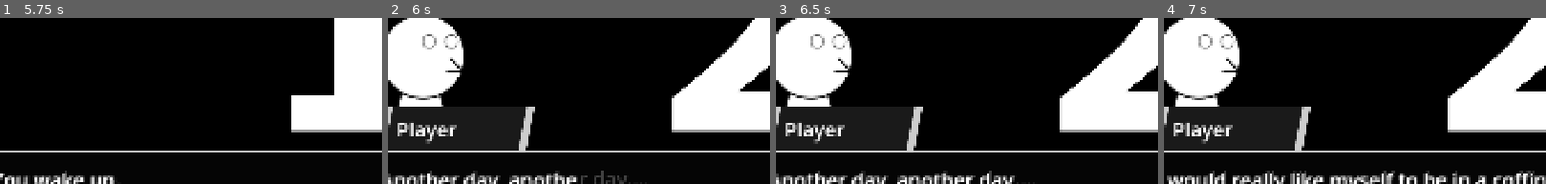
Above: before the commit, frames 1-4 (left to right).
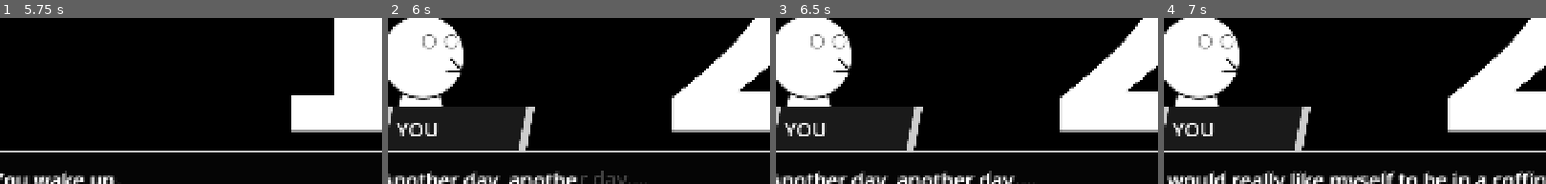
Above: after the commit, the same moments.

Repository: mathew-tran/jamegam50
Game: Godot game, scene res://Scenes/Title.tscn
The game is run twice, just before and just after one commit, with the same random seed, the same clock (stepped at 60 frames per second) and the same inputs.
Inputs (mouse positions are % of the whole screen's width and height, from its top left):
- Up to frame 1 (5.75 s): move the mouse to (72, 29) at 0.52 s; press the mouse at (72, 29) at 0.53 s; tap Enter at 1.25, 3.5 s; move the mouse to (30, 42) at 1.27 s; release the mouse at (30, 42) at 1.28 s; click (30, 42) at 1.35 s; tap Space at 2 s; move the mouse to (60, 7) at 2.02 s; press the mouse at (60, 7) at 2.03 s; move the mouse to (45, 61) at 2.77 s; release the mouse at (45, 61) at 2.78 s; click (45, 61) at 2.85 s; move the mouse to (80, 55) at 3.52 s; press the mouse at (80, 55) at 3.53 s; move the mouse to (20, 16) at 4.27 s; release the mouse at (20, 16) at 4.28 s; click (20, 16) at 4.35 s; move the mouse to (55, 35) at 5.02 s; press the mouse at (55, 35) at 5.03 s
- Up to frame 2 (6 s): tap Space at 5.75 s; move the mouse to (35, 3) at 5.77 s; release the mouse at (35, 3) at 5.78 s; click (35, 3) at 5.85 s
- Up to frame 3 (6.5 s): no input
- Up to frame 4 (7 s): tap Enter at 6.5 s; move the mouse to (72, 29) at 6.52 s; press the mouse at (72, 29) at 6.53 s
The pictures show only the part of the screen within x 3-53%, y 33-83%; the shares and areas given below are measured in that part.

Frame 1 is identical in both runs. In frame 2, 0.9% of the frame differs, in the area x 2-18%, y 63-76%; in frame 3, 0.9%; in frame 4, 0.9%.

Commit message:
complete first rough pass of the game

Diff:
--- /dev/null
+++ b/Content/Characters/Character_Narrator.tres
@@ -0,0 +1,10 @@
+[gd_resource type="Resource" script_class="OwnerData" load_steps=3 format=3 uid="uid://dpthi3sors0b7"]
+
+[ext_resource type="Texture2D" uid="uid://beys7rvd4kgup" path="res://Art/CharacterPortraits/YourCircuit.png" id="1_8s8gi"]
+[ext_resource type="Script" uid="uid://dk4h0ebc24me" path="res://DataTypes/OwnerData.gd" id="2_40or0"]
+
+[resource]
+script = ExtResource("2_40or0")
+OwnerName = "Narrator"
+OwnerImage = ExtResource("1_8s8gi")
+metadata/_custom_type_script = "uid://dk4h0ebc24me"
--- /dev/null
+++ b/Content/Characters/Character_Owner.tres
@@ -0,0 +1,10 @@
+[gd_resource type="Resource" script_class="OwnerData" load_steps=3 format=3 uid="uid://b4mqoxqj0ub52"]
+
+[ext_resource type="Texture2D" uid="uid://dfhu1ij5xtpk8" path="res://Art/CharacterPortraits/Landlord.png" id="1_rdqlh"]
+[ext_resource type="Script" uid="uid://dk4h0ebc24me" path="res://DataTypes/OwnerData.gd" id="2_e85ck"]
+
+[resource]
+script = ExtResource("2_e85ck")
+OwnerName = "Landlord"
+OwnerImage = ExtResource("1_rdqlh")
+metadata/_custom_type_script = "uid://dk4h0ebc24me"
--- a/Content/Characters/Character_Player.tres
+++ b/Content/Characters/Character_Player.tres
@@ -5,6 +5,6 @@
 
 [resource]
 script = ExtResource("1_cssye")
-OwnerName = "Player"
+OwnerName = "YOU"
 OwnerImage = ExtResource("1_xllrf")
 metadata/_custom_type_script = "uid://dk4h0ebc24me"
--- a/Content/StoryFlags/FLAG_003_PICKUP_SHEET.tres
+++ b/Content/StoryFlags/FLAG_003_PICKUP_SHEET.tres
@@ -4,5 +4,5 @@
 
 [resource]
 script = ExtResource("1_lagxv")
-StoryFlagID = "002"
+StoryFlagID = "003"
 metadata/_custom_type_script = "uid://bmcdwkv0lweiu"
--- /dev/null
+++ b/Content/StoryFlags/FLAG_004_GET_KICKED_OUT.tres
@@ -0,0 +1,8 @@
+[gd_resource type="Resource" script_class="StoryFlagData" load_steps=2 format=3 uid="uid://dhs7soibyyahb"]
+
+[ext_resource type="Script" uid="uid://bmcdwkv0lweiu" path="res://DataTypes/StoryFlagData.gd" id="1_pg663"]
+
+[resource]
+script = ExtResource("1_pg663")
+StoryFlagID = "004"
+metadata/_custom_type_script = "uid://bmcdwkv0lweiu"
--- /dev/null
+++ b/Prefabs/Environment/House/SaleItems/InteractableDresser.tscn
@@ -0,0 +1,131 @@
+[gd_scene load_steps=23 format=3 uid="uid://ce3jbbrtl73d0"]
+
+[ext_resource type="PackedScene" uid="uid://cr3mstg62i332" path="res://Prefabs/Environment/InteractableDresser.tscn" id="1_rq268"]
+[ext_resource type="Texture2D" uid="uid://c4hycnl2vqrpy" path="res://Art/Environment/House/wardrobe.PNG" id="2_4gea6"]
+[ext_resource type="Script" uid="uid://cp0iucyq1mh0w" path="res://Scripts/InteractableItem.gd" id="2_ijwvs"]
+[ext_resource type="Script" uid="uid://byqjsgo6271ad" path="res://DataTypes/CutsceneData.gd" id="3_6pm5v"]
+[ext_resource type="Script" uid="uid://dvueh6b07v70v" path="res://DataTypes/OptionData.gd" id="4_28bwr"]
+[ext_resource type="Resource" uid="uid://rdwh1ys6h2x" path="res://Content/Characters/Character_Player.tres" id="5_4gea6"]
+[ext_resource type="AudioStream" uid="uid://d0puxgd53a0na" path="res://Audio/SFX/drawer.ogg" id="6_i4t7m"]
+[ext_resource type="AudioStream" uid="uid://ej728w2bnxlv" path="res://Audio/SFX/Dooropenreal.wav" id="7_41fmo"]
+[ext_resource type="Resource" uid="uid://b4mqoxqj0ub52" path="res://Content/Characters/Character_Owner.tres" id="8_28bwr"]
+[ext_resource type="AudioStream" uid="uid://c3x4n6ppqn1ol" path="res://Audio/SFX/pain.wav" id="9_4gea6"]
+[ext_resource type="Resource" uid="uid://dhs7soibyyahb" path="res://Content/StoryFlags/FLAG_004_GET_KICKED_OUT.tres" id="10_i4t7m"]
+
+[sub_resource type="Resource" id="Resource_c2mm6"]
+script = ExtResource("3_6pm5v")
+TextToSay = "Crap..
+It ran out.
+.. I need to buy more.
+..
+Money, I need money...
+Maybe I could take out a loan?
+I can't live without my lovely whales."
+Owner = ExtResource("5_4gea6")
+MusicType = 2
+SFX = ExtResource("6_i4t7m")
+Options = Array[ExtResource("4_28bwr")]([])
+ScreenEffect = 0
+metadata/_custom_type_script = "uid://byqjsgo6271ad"
+
+[sub_resource type="Resource" id="Resource_30ptv"]
+script = ExtResource("3_6pm5v")
+TextToSay = "The door suddenly opens."
+MusicType = 2
+SFX = ExtResource("7_41fmo")
+Options = Array[ExtResource("4_28bwr")]([])
+ScreenEffect = 0
+metadata/_custom_type_script = "uid://byqjsgo6271ad"
+
+[sub_resource type="Resource" id="Resource_jdsb2"]
+script = ExtResource("3_6pm5v")
+TextToSay = "Damn.. who is it?
+"
+Owner = ExtResource("5_4gea6")
+MusicType = 2
+Options = Array[ExtResource("4_28bwr")]([])
+ScreenEffect = 0
+metadata/_custom_type_script = "uid://byqjsgo6271ad"
+
+[sub_resource type="Resource" id="Resource_so2j6"]
+script = ExtResource("3_6pm5v")
+TextToSay = "Are you Mr W.?
+I've been trying to get a hold of you.
+It looks like you haven't read our letters.
+..
+You haven't paid rent in a long while.
+I am here to evict you from this place if you don't have the money."
+Owner = ExtResource("8_28bwr")
+MusicType = 2
+Options = Array[ExtResource("4_28bwr")]([])
+ScreenEffect = 0
+metadata/_custom_type_script = "uid://byqjsgo6271ad"
+
+[sub_resource type="Resource" id="Resource_i4t7m"]
+script = ExtResource("3_6pm5v")
+TextToSay = "...
+I...
+"
+Owner = ExtResource("5_4gea6")
+MusicType = 2
+Options = Array[ExtResource("4_28bwr")]([])
+ScreenEffect = 0
+metadata/_custom_type_script = "uid://byqjsgo6271ad"
+
+[sub_resource type="Resource" id="Resource_41fmo"]
+script = ExtResource("3_6pm5v")
+TextToSay = "Glad to hear, Mr W.
+Au revoir!
+"
+Owner = ExtResource("8_28bwr")
+MusicType = 2
+Options = Array[ExtResource("4_28bwr")]([])
+ScreenEffect = 0
+metadata/_custom_type_script = "uid://byqjsgo6271ad"
+
+[sub_resource type="Resource" id="Resource_b4fqj"]
+script = ExtResource("3_6pm5v")
+TextToSay = "!"
+MusicType = 2
+SFX = ExtResource("7_41fmo")
+Options = Array[ExtResource("4_28bwr")]([])
+ScreenEffect = 0
+metadata/_custom_type_script = "uid://byqjsgo6271ad"
+
+[sub_resource type="Resource" id="Resource_w8ja0"]
+script = ExtResource("4_28bwr")
+OptionName = "Continue"
+CutScenes = Array[ExtResource("3_6pm5v")]([SubResource("Resource_b4fqj")])
+StoryFlagSet = ExtResource("10_i4t7m")
+metadata/_custom_type_script = "uid://dvueh6b07v70v"
+
+[sub_resource type="Resource" id="Resource_m4ckl"]
+script = ExtResource("3_6pm5v")
+TextToSay = "...
+Crap..."
+MusicType = 2
+SFX = ExtResource("9_4gea6")
+Options = Array[ExtResource("4_28bwr")]([SubResource("Resource_w8ja0")])
+ScreenEffect = 1
+metadata/_custom_type_script = "uid://byqjsgo6271ad"
+
+[sub_resource type="RectangleShape2D" id="RectangleShape2D_fnsqv"]
+resource_local_to_scene = true
+custom_solver_bias = 1.0
+size = Vector2(370, 326)
+
+[sub_resource type="RectangleShape2D" id="RectangleShape2D_6heqv"]
+resource_local_to_scene = true
+size = Vector2(150, 149)
+
+[node name="InteractableItem" instance=ExtResource("1_rq268")]
+texture = ExtResource("2_4gea6")
+script = ExtResource("2_ijwvs")
+CutScenes = Array[ExtResource("3_6pm5v")]([SubResource("Resource_c2mm6"), SubResource("Resource_30ptv"), SubResource("Resource_jdsb2"), SubResource("Resource_so2j6"), SubResource("Resource_i4t7m"), SubResource("Resource_41fmo"), SubResource("Resource_m4ckl")])
+
+[node name="CollisionShape2D" parent="Area2D" index="0"]
+position = Vector2(-5, -18)
+shape = SubResource("RectangleShape2D_fnsqv")
+
+[node name="CollisionShape2D" parent="StaticBody2D" index="0"]
+shape = SubResource("RectangleShape2D_6heqv")
--- a/Prefabs/Environment/InteractableDresser.tscn
+++ b/Prefabs/Environment/InteractableDresser.tscn
@@ -1,14 +1,17 @@
-[gd_scene load_steps=8 format=3 uid="uid://cr3mstg62i332"]
+[gd_scene load_steps=9 format=3 uid="uid://cr3mstg62i332"]
 
 [ext_resource type="PackedScene" uid="uid://c3l54mkl1be42" path="res://Prefabs/Environment/InteractableItem.tscn" id="1_q4mim"]
 [ext_resource type="Script" uid="uid://cxr6tu35485wj" path="res://Scripts/InteractableItemChangeSprite.gd" id="2_d1ktl"]
 [ext_resource type="Texture2D" uid="uid://borwyfesgvafa" path="res://Art/Environment/InteractableObjectPlaceholderOpened.png" id="3_pbsqk"]
 [ext_resource type="Script" uid="uid://byqjsgo6271ad" path="res://DataTypes/CutsceneData.gd" id="4_wp3wt"]
+[ext_resource type="Script" uid="uid://dvueh6b07v70v" path="res://DataTypes/OptionData.gd" id="5_uibst"]
 
 [sub_resource type="Resource" id="Resource_uibst"]
 script = ExtResource("4_wp3wt")
 TextToSay = "There is nothing in here."
 MusicType = 2
+Options = Array[ExtResource("5_uibst")]([])
+ScreenEffect = 0
 metadata/_custom_type_script = "uid://byqjsgo6271ad"
 
 [sub_resource type="RectangleShape2D" id="RectangleShape2D_wp3wt"]
--- a/Prefabs/Environment/PreblockedArea/PlayerHome.tscn
+++ b/Prefabs/Environment/PreblockedArea/PlayerHome.tscn
@@ -23,7 +23,7 @@
 [sub_resource type="Resource" id="Resource_erwvk"]
 script = ExtResource("12_e6flj")
 TextToSay = "You open the door to go outside."
-MusicType = 3
+MusicType = 2
 SFX = ExtResource("14_kmt6n")
 Options = Array[ExtResource("13_4evrs")]([])
 ScreenEffect = 0
--- a/Scenes/Part1-Home.tscn
+++ b/Scenes/Part1-Home.tscn
@@ -22,7 +22,7 @@
 The windows and walls are thin, you are able to hear the cars and other sounds of life outside.
 You wake up."
 BackgroundImage = ExtResource("3_k5f7n")
-MusicType = 3
+MusicType = 4
 Options = Array[ExtResource("4_8l0us")]([])
 ScreenEffect = 0
 metadata/_custom_type_script = "uid://byqjsgo6271ad"
--- a/Scenes/Part10-LoseHouse.tscn
+++ b/Scenes/Part10-LoseHouse.tscn
@@ -1,14 +1,17 @@
-[gd_scene load_steps=11 format=3 uid="uid://dbd4fbek6nevu"]
+[gd_scene load_steps=14 format=3 uid="uid://dbd4fbek6nevu"]
 
 [ext_resource type="Script" uid="uid://bx0itqrisx6qs" path="res://Scripts/Main.gd" id="1_7byfm"]
 [ext_resource type="Script" uid="uid://byqjsgo6271ad" path="res://DataTypes/CutsceneData.gd" id="2_bgq4r"]
 [ext_resource type="Script" uid="uid://dvueh6b07v70v" path="res://DataTypes/OptionData.gd" id="3_xjr2p"]
 [ext_resource type="Resource" uid="uid://rdwh1ys6h2x" path="res://Content/Characters/Character_Player.tres" id="4_qwsht"]
 [ext_resource type="PackedScene" uid="uid://ostal422jvs1" path="res://Prefabs/Environment/PreblockedArea/PlayerHome.tscn" id="5_667mn"]
+[ext_resource type="PackedScene" uid="uid://ce3jbbrtl73d0" path="res://Prefabs/Environment/House/SaleItems/InteractableDresser.tscn" id="6_qri1s"]
 [ext_resource type="AudioStream" uid="uid://cdv6mdlspog7o" path="res://Audio/Ambients/ambientstreet.ogg" id="8_uegfr"]
 [ext_resource type="Script" uid="uid://smhacb81w4cp" path="res://Scripts/AmbientPlayer.gd" id="9_qri1s"]
 [ext_resource type="PackedScene" uid="uid://m7eqcxxm3e24" path="res://Prefabs/Player.tscn" id="9_tyjlm"]
 [ext_resource type="PackedScene" uid="uid://cmwjabbwgt077" path="res://Prefabs/UI/InteractPanel.tscn" id="10_xc3ns"]
+[ext_resource type="Script" uid="uid://cah28uxy76xks" path="res://Scripts/SceneSwitchListener.gd" id="11_bgq4r"]
+[ext_resource type="Resource" uid="uid://dhs7soibyyahb" path="res://Content/StoryFlags/FLAG_004_GET_KICKED_OUT.tres" id="12_xjr2p"]
 
 [sub_resource type="Resource" id="Resource_1awfp"]
 script = ExtResource("2_bgq4r")
@@ -30,6 +33,9 @@
 [node name="InteractableDoor" parent="Environment" index="9"]
 TriggerState = 2
 
+[node name="InteractableItem" parent="." instance=ExtResource("6_qri1s")]
+position = Vector2(1415, 317)
+
 [node name="Node2D" type="Node2D" parent="."]
 
 [node name="Player" parent="." instance=ExtResource("9_tyjlm")]
@@ -48,4 +54,9 @@
 autoplay = true
 script = ExtResource("9_qri1s")
 
+[node name="Node2D2" type="Node2D" parent="."]
+script = ExtResource("11_bgq4r")
+FlagToListenTo = ExtResource("12_xjr2p")
+SceneToGoTo = "uid://die2tva6wo1hx"
+
 [editable path="Environment"]
--- /dev/null
+++ b/Scenes/Part11-OnTheStreets.tscn
@@ -0,0 +1,110 @@
+[gd_scene load_steps=18 format=3 uid="uid://die2tva6wo1hx"]
+
+[ext_resource type="Script" uid="uid://bx0itqrisx6qs" path="res://Scripts/Main.gd" id="1_1slwb"]
+[ext_resource type="PackedScene" uid="uid://dqir1nb6nyi34" path="res://Prefabs/Environment/PreblockedArea/OutsideNearHomeArea.tscn" id="2_iotay"]
+[ext_resource type="PackedScene" uid="uid://m7eqcxxm3e24" path="res://Prefabs/Player.tscn" id="3_d10xs"]
+[ext_resource type="PackedScene" uid="uid://cmwjabbwgt077" path="res://Prefabs/UI/InteractPanel.tscn" id="4_1ddwr"]
+[ext_resource type="Script" uid="uid://byqjsgo6271ad" path="res://DataTypes/CutsceneData.gd" id="6_5fu11"]
+[ext_resource type="Texture2D" uid="uid://col6mb1s1fvko" path="res://Art/CutSceneStills/Test2.png" id="7_jt823"]
+[ext_resource type="Script" uid="uid://dvueh6b07v70v" path="res://DataTypes/OptionData.gd" id="7_xp85i"]
+[ext_resource type="Resource" uid="uid://dpthi3sors0b7" path="res://Content/Characters/Character_Narrator.tres" id="8_bn4lc"]
+[ext_resource type="AudioStream" uid="uid://c3x4n6ppqn1ol" path="res://Audio/SFX/pain.wav" id="8_bvtxt"]
+[ext_resource type="Resource" uid="uid://rdwh1ys6h2x" path="res://Content/Characters/Character_Player.tres" id="9_482la"]
+[ext_resource type="Texture2D" uid="uid://bboqsmd00emng" path="res://Art/CutSceneStills/Test1.png" id="10_twhrk"]
+
+[sub_resource type="Resource" id="Resource_ih121"]
+script = ExtResource("6_5fu11")
+TextToSay = "...
+I can't, it's unbearable.
+..
+The pain. It has returned.
+God bless me, stop this suffering.
+"
+BackgroundImage = ExtResource("10_twhrk")
+Owner = ExtResource("9_482la")
+MusicType = 2
+SFX = ExtResource("8_bvtxt")
+Options = Array[ExtResource("7_xp85i")]([])
+ScreenEffect = 1
+metadata/_custom_type_script = "uid://byqjsgo6271ad"
+
+[sub_resource type="Resource" id="Resource_bn4lc"]
+script = ExtResource("6_5fu11")
+TextToSay = "You pass out.
+You wake up again, only to fall over after trying to get up."
+BackgroundImage = ExtResource("7_jt823")
+MusicType = 4
+Options = Array[ExtResource("7_xp85i")]([])
+ScreenEffect = 0
+metadata/_custom_type_script = "uid://byqjsgo6271ad"
+
+[sub_resource type="Resource" id="Resource_1slwb"]
+script = ExtResource("6_5fu11")
+TextToSay = "..
+Looks like it's over."
+BackgroundImage = ExtResource("7_jt823")
+Owner = ExtResource("9_482la")
+MusicType = 2
+Options = Array[ExtResource("7_xp85i")]([])
+ScreenEffect = 0
+metadata/_custom_type_script = "uid://byqjsgo6271ad"
+
+[sub_resource type="Resource" id="Resource_iotay"]
+script = ExtResource("6_5fu11")
+TextToSay = "But then, they appeared.
+His safe haven. His savior.
+He realized that now he was alive.."
+BackgroundImage = ExtResource("7_jt823")
+Owner = ExtResource("9_482la")
+MusicType = 1
+Options = Array[ExtResource("7_xp85i")]([])
+ScreenEffect = 0
+metadata/_custom_type_script = "uid://byqjsgo6271ad"
+
+[sub_resource type="Resource" id="Resource_d10xs"]
+script = ExtResource("6_5fu11")
+TextToSay = "And I set off on a new endless journey.
+..
+..
+A journey between countless stars and planets."
+BackgroundImage = ExtResource("10_twhrk")
+Owner = ExtResource("9_482la")
+MusicType = 2
+Options = Array[ExtResource("7_xp85i")]([])
+ScreenEffect = 0
+metadata/_custom_type_script = "uid://byqjsgo6271ad"
+
+[sub_resource type="Resource" id="Resource_1ddwr"]
+script = ExtResource("6_5fu11")
+TextToSay = "...and at the same time, his corpse was still laying on the street.
+And nobody cared about it, because it was a usual thing for strangers.
+..
+Sometimes they looked at his miserable body, and that was it."
+Owner = ExtResource("8_bn4lc")
+MusicType = 2
+Options = Array[ExtResource("7_xp85i")]([])
+ScreenEffect = 0
+metadata/_custom_type_script = "uid://byqjsgo6271ad"
+
+[node name="Node2D" type="Node2D"]
+script = ExtResource("1_1slwb")
+StartingCutScene = Array[ExtResource("6_5fu11")]([SubResource("Resource_ih121"), SubResource("Resource_bn4lc"), SubResource("Resource_1slwb"), SubResource("Resource_iotay"), SubResource("Resource_d10xs"), SubResource("Resource_1ddwr")])
+Delay = -1.0
+PostTransitionScene = "uid://b0c7oohliswdv"
+
+[node name="Node2D" type="Node2D" parent="."]
+
+[node name="OutsideNearHomeArea" parent="Node2D" instance=ExtResource("2_iotay")]
+
+[node name="Player" parent="." instance=ExtResource("3_d10xs")]
+position = Vector2(390, 551)
+
+[node name="CanvasLayer" type="CanvasLayer" parent="."]
+
+[node name="Panel" parent="CanvasLayer" groups=["InteractPanel"] instance=ExtResource("4_1ddwr")]
+visible = false
+
+[node name="DirectionalLight2D" type="DirectionalLight2D" parent="."]
+color = Color(1, 0.787465, 0.66984, 1)
+energy = 2.13
+blend_mode = 2
--- /dev/null
+++ b/Scenes/Part12-Finish.tscn
@@ -0,0 +1,90 @@
+[gd_scene load_steps=7 format=3 uid="uid://b0c7oohliswdv"]
+
+[ext_resource type="Script" uid="uid://bx0itqrisx6qs" path="res://Scripts/Main.gd" id="1_i5fln"]
+[ext_resource type="Script" uid="uid://bcahe48r6we0l" path="res://Scripts/Ending.gd" id="9_drfrw"]
+[ext_resource type="PackedScene" uid="uid://cmwjabbwgt077" path="res://Prefabs/UI/InteractPanel.tscn" id="11_eop0n"]
+
+[sub_resource type="Animation" id="Animation_d6yr6"]
+resource_name = "animIn"
+length = 20.0
+tracks/0/type = "value"
+tracks/0/imported = false
+tracks/0/enabled = true
+tracks/0/path = NodePath("Label:modulate")
+tracks/0/interp = 2
+tracks/0/loop_wrap = true
+tracks/0/keys = {
+"times": PackedFloat32Array(0, 19.9333),
+"transitions": PackedFloat32Array(1, 1),
+"update": 0,
+"values": [Color(1, 1, 1, 0), Color(1, 1, 1, 1)]
+}
+
+[sub_resource type="Animation" id="Animation_drfrw"]
+length = 0.001
+tracks/0/type = "value"
+tracks/0/imported = false
+tracks/0/enabled = true
+tracks/0/path = NodePath("Label:modulate")
+tracks/0/interp = 1
+tracks/0/loop_wrap = true
+tracks/0/keys = {
+"times": PackedFloat32Array(0),
+"transitions": PackedFloat32Array(1),
+"update": 0,
+"values": [Color(1, 1, 1, 1)]
+}
+
+[sub_resource type="AnimationLibrary" id="AnimationLibrary_1lkmr"]
+_data = {
+&"RESET": SubResource("Animation_drfrw"),
+&"animIn": SubResource("Animation_d6yr6")
+}
+
+[node name="Node2D" type="Node2D"]
+script = ExtResource("1_i5fln")
+Delay = -1.0
+
+[node name="Node2D" type="Node2D" parent="."]
+
+[node name="CanvasLayer" type="CanvasLayer" parent="."]
+script = ExtResource("9_drfrw")
+
+[node name="Panel" parent="CanvasLayer" groups=["InteractPanel"] instance=ExtResource("11_eop0n")]
+visible = false
+
+[node name="Label" type="Label" parent="CanvasLayer"]
+anchors_preset = 8
+anchor_left = 0.5
+anchor_top = 0.5
+anchor_right = 0.5
+anchor_bottom = 0.5
+offset_left = -633.5
+offset_top = -63.5
+offset_right = 633.5
+offset_bottom = 63.5
+grow_horizontal = 2
+grow_vertical = 2
+theme_override_font_sizes/font_size = 30
+text = "“And Kuranes reigned thereafter over Ooth-Nargai and all the neighbouring regions of dream, and held his court alternately in Celephaïs and in the cloud-fashioned Serannian. He reigns there still, and will reign happily forever, though below the cliffs at Innsmouth the channel tides played mockingly with the body of a tramp who had stumbled through the half-deserted village at dawn; played mockingly, and cast it upon the rocks by ivy-covered Trevor Towers, where a notably fat and especially offensive millionaire brewer enjoys the purchased atmosphere of extinct nobility.”
+"
+autowrap_mode = 2
+
+[node name="Label2" type="Label" parent="CanvasLayer/Label"]
+layout_mode = 0
+offset_left = 675.5
+offset_top = 384.5
+offset_right = 1354.5
+offset_bottom = 453.5
+theme_override_font_sizes/font_size = 50
+text = "Celephaïs by H. P. Lovecraft."
+
+[node name="AnimationPlayer" type="AnimationPlayer" parent="CanvasLayer"]
+libraries = {
+&"": SubResource("AnimationLibrary_1lkmr")
+}
+
+[node name="DirectionalLight2D" type="DirectionalLight2D" parent="."]
+color = Color(1, 0.787465, 0.66984, 1)
+energy = 2.13
+blend_mode = 2
--- a/Scenes/Part2-Outside.tscn
+++ b/Scenes/Part2-Outside.tscn
@@ -15,6 +15,7 @@
 Sidewalks filled to the brim with trash and newspapers."
 MusicType = 2
 Options = Array[ExtResource("3_evgd8")]([])
+ScreenEffect = 0
 metadata/_custom_type_script = "uid://byqjsgo6271ad"
 
 [sub_resource type="Resource" id="Resource_hbeeb"]
@@ -25,6 +26,7 @@
 Owner = ExtResource("4_yew80")
 MusicType = 2
 Options = Array[ExtResource("3_evgd8")]([])
+ScreenEffect = 0
 metadata/_custom_type_script = "uid://byqjsgo6271ad"
 
 [sub_resource type="RectangleShape2D" id="RectangleShape2D_5gkrr"]
--- a/Scripts/Autoload/Finder.gd
+++ b/Scripts/Autoload/Finder.gd
@@ -1,7 +1,10 @@
 extends Node
 
 func GetPlayer() -> Player:
-	return get_tree().get_nodes_in_group("Player")[0]
+	var result = get_tree().get_nodes_in_group("Player")
+	if result:
+		return result[0]
+	return null
 
 func GetInteractPanel() -> InteractPanel:
 	return get_tree().get_nodes_in_group("InteractPanel")[0]
--- a/Scripts/Autoload/Jukebox.gd
+++ b/Scripts/Autoload/Jukebox.gd
@@ -18,7 +18,7 @@
 		MUSIC_TYPE.DREAM:
 			stream = load("res://Audio/Music/Jamgam-50dream.ogg")
 		MUSIC_TYPE.ENDING:
-			stream = load("res://Scripts/Autoload/Jukebox.gd")
+			stream = load("res://Audio/Music/JamGame50ending.ogg")
 		MUSIC_TYPE.NONE:
 			stream = null
 			stop()
--- a/Scripts/Cutscene.gd
+++ b/Scripts/Cutscene.gd
@@ -25,7 +25,8 @@
 
 func _ready() -> void:
 	get_tree().paused = true
-	Finder.GetPlayer().StopMoving()
+	if Finder.GetPlayer():
+		Finder.GetPlayer().StopMoving()
 	$AnimationPlayer.play("animIn")
 	$CanvasLayer/AnimationPlayer.play("animate")
 	$CanvasLayer/Panel.visible = true
--- /dev/null
+++ b/Scripts/Ending.gd
@@ -0,0 +1,6 @@
+extends CanvasLayer
+
+func _ready() -> void:
+	$AnimationPlayer.play("animIn")
+
+	Jukebox.PlayMusic(JukeboxPlayer.MUSIC_TYPE.ENDING)
Binary file added: Art/CharacterPortraits/Landlord.png
Not shown, added: Art/CharacterPortraits/Landlord.png.import
Not shown, changed: Audio/Music/JamGame50ending.ogg.import
Not shown, added: Scripts/Ending.gd.uid
